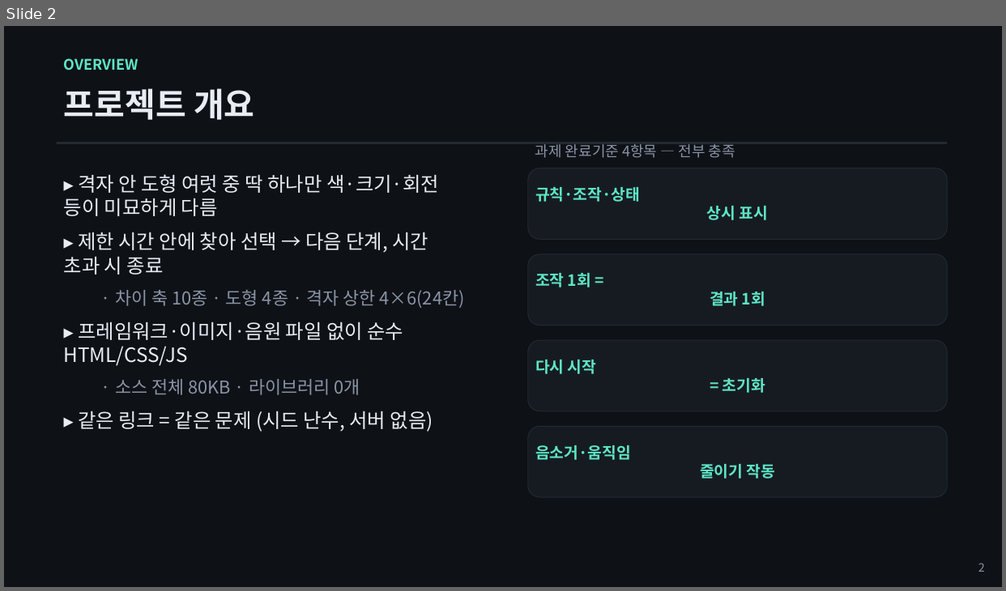
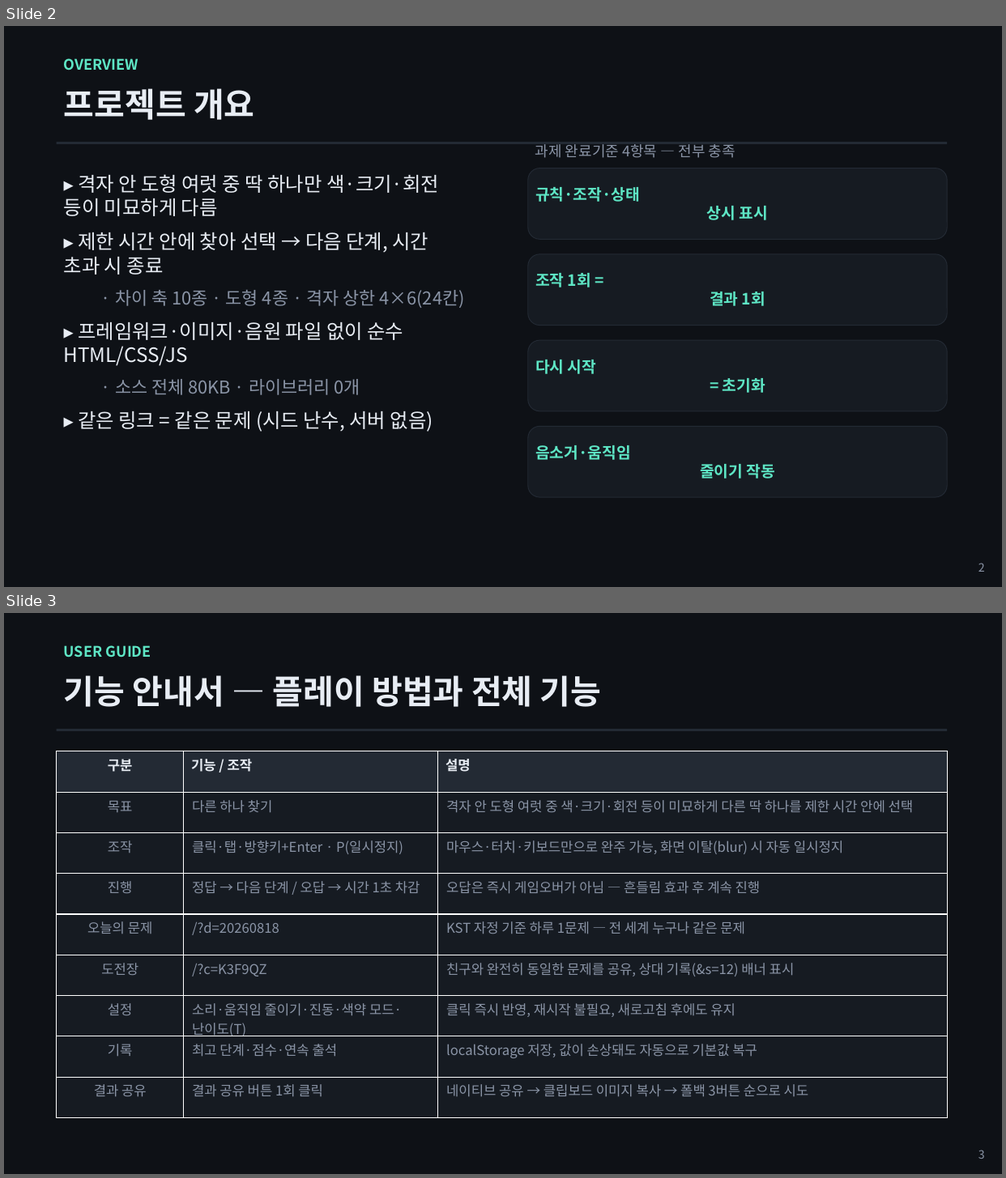
Before and after one commit to stulss/odd-one-out, a slide deck: 발표자료.pptx. Shown one above the other, each under a label of ours: slide 2 before the commit, slides 2 and 3 after it. The pictures are 1006x591 and 1006x1178 pixels, drawn with LibreOffice and Linux fonts; fonts in the diff are those of the drawing. Boxes give left, top, right and bottom in pixels: in the first picture for what was removed or moved away, otherwise in the second. Text is boxed around its words. In the diff, an @@ line names an element or a change of style, - is before the commit and + after.

```diff
--- a/발표자료.pptx
+++ b/발표자료.pptx
@@ slide 3 added at (4,613,1002,1174), background #FFFFFF @@
@@ rectangle added at (4,613,1002,1174), fill #0E1116 @@
@@ text added at (64,645,151,658), 14 pt, text #5EE6C5, bold @@
+USER GUIDE
@@ text added at (64,675,602,707), 32 pt, text #E8EDF4, bold @@
+기능 안내서 — 플레이 방법과 전체 기능
@@ rectangle added at (57,729,948,731), fill #232A34 @@
@@ table added at (57,752,948,1118), 9 rows, 3 columns @@
+구분 | 기능 / 조작 | 설명
+목표 | 다른 하나 찾기 | 격자 안 도형 여럿 중 색·크기·회전 등이 미묘하게 다른 딱 하나를 제한 시간 안에 선택
+조작 | 클릭·탭·방향키+Enter · P(일시정지) | 마우스·터치·키보드만으로 완주 가능, 화면 이탈(blur) 시 자동 일시정지
+진행 | 정답 → 다음 단계 / 오답 → 시간 1초 차감 | 오답은 즉시 게임오버가 아님 — 흔들림 효과 후 계속 진행
+오늘의 문제 | /?d=20260818 | KST 자정 기준 하루 1문제 — 전 세계 누구나 같은 문제
+도전장 | /?c=K3F9QZ | 친구와 완전히 동일한 문제를 공유, 상대 기록(&s=12) 배너 표시
+설정 | 소리·움직임 줄이기·진동·색약 모드·난이도(T) | 클릭 즉시 반영, 재시작 불필요, 새로고침 후에도 유지
+기록 | 최고 단계·점수·연속 출석 | localStorage 저장, 값이 손상돼도 자동으로 기본값 복구
+결과 공유 | 결과 공유 버튼 1회 클릭 | 네이티브 공유 → 클립보드 이미지 복사 → 폴백 3버튼 순으로 시도
@@ text added at (978,1150,985,1159), 11 pt, text #8A94A6 @@
+3
```
Also in this commit, not shown: 18 slides changed, 2 other files.
